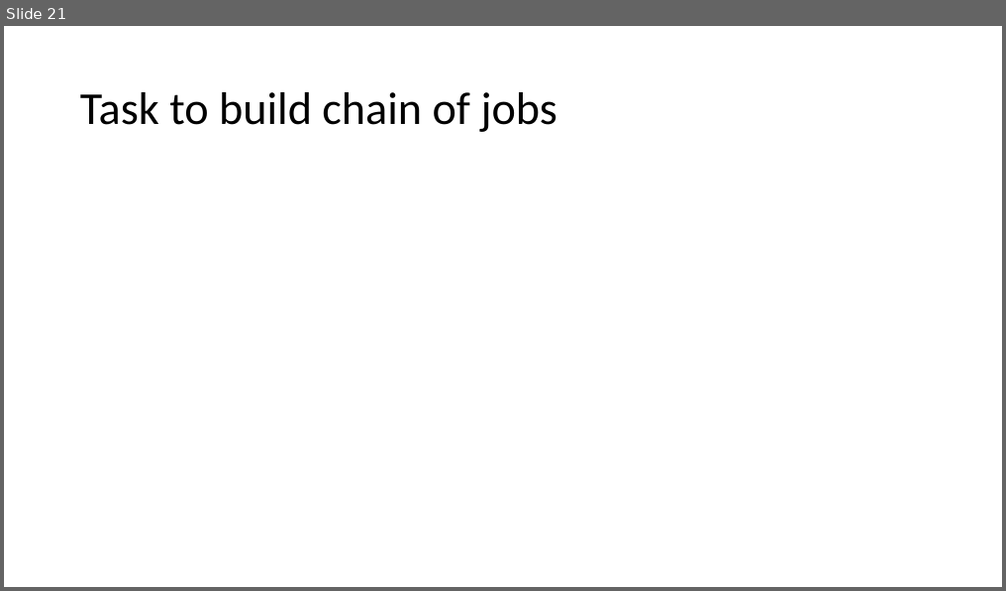
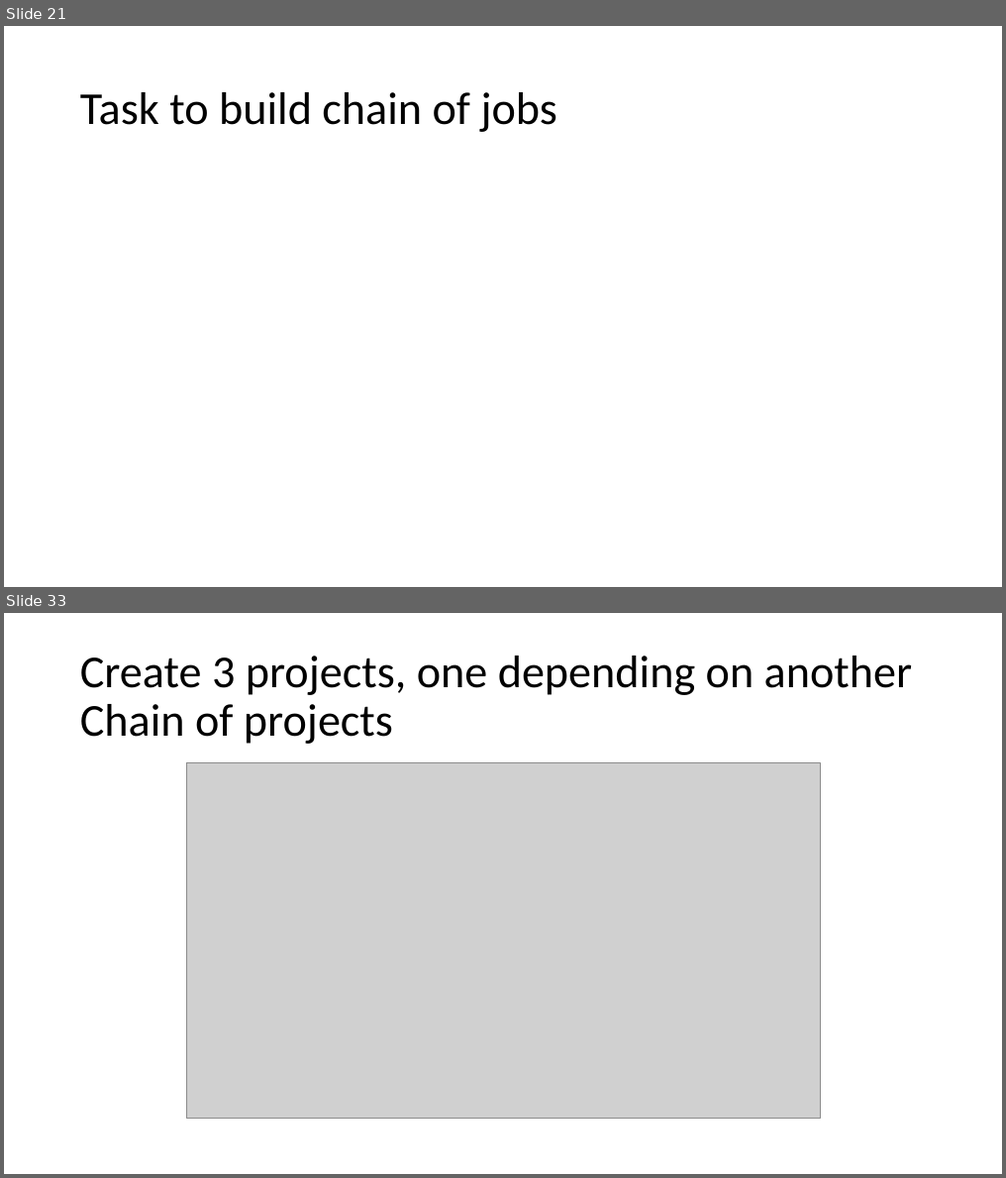
Before and after one commit to ehpvvuser/local, a slide deck: Jenkins.pptx. Shown one above the other, each under a label of ours: slide 21 before the commit, slides 21 and 33 after it; the slides between them are not shown. The pictures are 1006x591 and 1006x1178 pixels, drawn with LibreOffice and Linux fonts; fonts in the diff are those of the drawing; grey boxes stand for pictures. Boxes give left, top, right and bottom in pixels: in the first picture for what was removed or moved away, otherwise in the second. Text is boxed around its words. In the diff, an @@ line names an element or a change of style, - is before the commit and + after.

```diff
--- a/Jenkins.pptx
+++ b/Jenkins.pptx
@@ slide 33 added at [4, 613, 1002, 1174], background #FFFFFF @@
@@ title added at [80, 656, 912, 744], 44 pt, text #000000 @@
+Create 3 projects, one depending on another
+Chain of projects
@@ picture added at [186, 762, 819, 1119] @@
```
Also in this commit, not shown: 24 other slides added, 1 other file.
